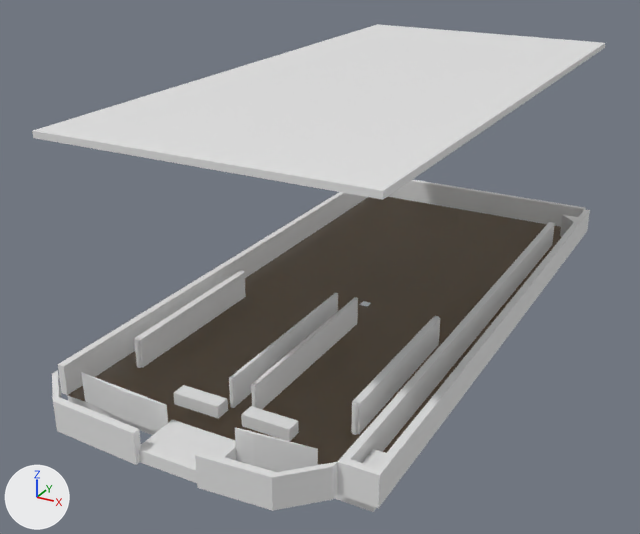
Two versions of the Blender file assets/src/dragonwar.blend, one commit apart.
One viewpoint serves both versions: a 50 mm camera at (0.893, -0.829, 0.719) aimed at (0.207, 0.418, 0.095). The lights are fixed; the arrows at lower left show +X, +Y and +Z. The first picture is the older version.

In view in the first picture: 'col_channel_l_2', 'col_channel_r_2', 'col_glass', 'col_guide_divider_l', 'col_guide_divider_r', 'col_guide_outer_r', 'col_wall_bottom_l', 'col_wall_lane', 'col_wall_left', 'col_wall_right', 'col_wall_top', 'vis_playfield' and 19 more.
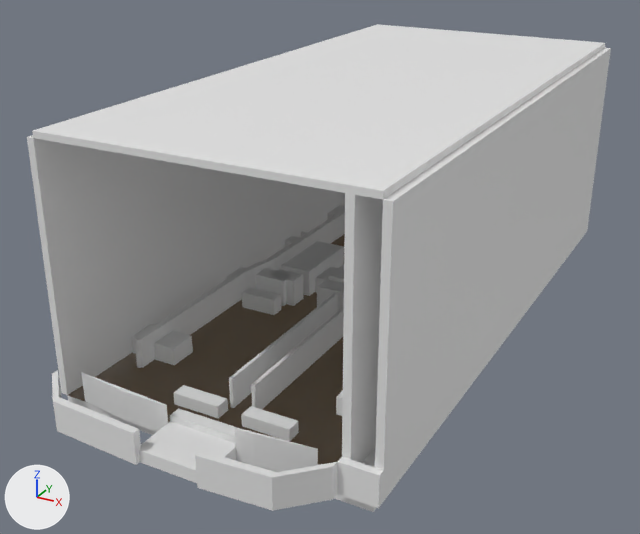
Boxes [x1, y1, x2, y2] around the edits, measured in the pictures (640 x 534 px):
'col_wall_right', rescaled (10% wider, 55% taller): before [375, 209, 590, 502]; after [375, 48, 611, 502]
'col_wall_left', rescaled: before [58, 192, 368, 395]; after [27, 135, 345, 395]
'col_wall_lane', rescaled: before [342, 222, 555, 463]; after [342, 193, 383, 463]
'col_dragon_leg_l', added: after [281, 241, 344, 296]
'col_loop_l', added: after [269, 209, 345, 270]
'sw_drain', added: after [170, 408, 235, 443]
'sw_inlane_l', added: after [154, 331, 193, 365]
'sw_sling_l', added: after [242, 287, 281, 315]
'col_sling_l', added: after [255, 268, 292, 306]
'sw_dragon_body_l', added: after [271, 269, 303, 306]
'sw_dragon_body_r', added: after [317, 279, 344, 311]
'col_loop_l_funnel', added: after [240, 258, 275, 290]
'col_dragon_leg_r', added (mostly hidden): after [328, 264, 344, 283]
'sw_lock_lane', added: after [315, 267, 338, 293]
'sw_inlane_r', added (mostly hidden): after [336, 391, 343, 416]
'sw_loop_l_out', added (mostly hidden): after [327, 205, 345, 220]
'sw_outlane_l', added: after [131, 325, 154, 354]
'sw_spinner', added (mostly hidden): after [285, 236, 299, 247]
'sw_loop_l_in', added (mostly hidden): after [227, 267, 245, 279]
'vis_playfield', unchanged, covered by the edit: before [68, 197, 561, 465]; after [68, 234, 345, 465]
'col_wall_top', unchanged, covered by the edit: before [388, 179, 586, 227]
'col_guide_divider_r', unchanged, covered by the edit: before [351, 317, 440, 434]

Diff of the bpy script that builds the scene:
```diff
--- a/assets/src/dragonwar.blend.py
+++ b/assets/src/dragonwar.blend.py
@@ me_col_wall_left @@
 # used by ob_col_wall_left; parent = ob_playfield_root; location = (0.0, 0.0, 0.0)
-me_col_wall_left.from_pydata(...)  # 8 vertices, 6 faces; spans x -0.012..0.0, y 0.0..1.067, z 0.0..0.05
+me_col_wall_left.from_pydata(...)  # 8 vertices, 6 faces; spans x -0.012..0.0, y 0.0..1.067, z 0.0..0.4
+# me_col_wall_left part 1: the whole mesh is scaled about the mesh origin by (1, 1, 8)
@@ me_col_wall_right @@
 # used by ob_col_wall_right; parent = ob_playfield_root; location = (0.0, 0.0, 0.0)
-me_col_wall_right.from_pydata(...)  # 8 vertices, 6 faces; spans x 0.514..0.526, y 0.0..1.067, z 0.0..0.05
+me_col_wall_right.from_pydata(...)  # 8 vertices, 6 faces; spans x 0.514..0.526, y 0.0..1.067, z 0.0..0.4
+# me_col_wall_right part 2: the whole mesh is scaled about the mesh origin by (1, 1, 8)
@@ me_col_wall_lane @@
 # used by ob_col_wall_lane; parent = ob_playfield_root; location = (0.0, 0.0, 0.0)
-me_col_wall_lane.from_pydata(...)  # 8 vertices, 6 faces; spans x 0.468..0.48, y 0.0..0.95, z 0.0..0.05
+me_col_wall_lane.from_pydata(...)  # 8 vertices, 6 faces; spans x 0.468..0.48, y 0.0..0.95, z 0.0..0.4
+# me_col_wall_lane part 3: the whole mesh is scaled about the mesh origin by (1, 1, 8)
@@ me_col_loop_l_funnel @@
+me_col_loop_l_funnel.from_pydata([(0.0349, 0.42, 0.0), (0.0469, 0.42, 0.0), (0.062, 0.5, 0.0), (0.05, 0.5, 0.0), (0.0349, 0.42, 0.05), (0.0469, 0.42, 0.05), (0.062, 0.5, 0.05), (0.05, 0.5, 0.05)], [], [(0, 1, 2, 3), (7, 6, 5, 4), (0, 1, 5, 4), (1, 2, 6, 5), (2, 3, 7, 6), (3, 0, 4, 7)])
@@ ob_sw_drain @@
+ob_sw_drain = bpy.data.objects.new('sw_drain', me_sw_drain)  # a box spanning x 0.2..0.3144, y -0.005..0.015, z 0.0..0.03
+ob_sw_drain.parent = ob_playfield_root
+ob_sw_drain.location = (0.0, 0.0, 0.0)
@@ ob_sw_sling_l @@
+ob_sw_sling_l = bpy.data.objects.new('sw_sling_l', me_sw_sling_l)  # a box spanning x 0.066..0.134, y 0.38..0.405, z 0.0..0.03
+ob_sw_sling_l.parent = ob_playfield_root
+ob_sw_sling_l.location = (0.0, 0.0, 0.0)
@@ ob_sw_outlane_l @@
+ob_sw_outlane_l = bpy.data.objects.new('sw_outlane_l', me_sw_outlane_l)  # a box spanning x 0.002..0.0329, y 0.15..0.2, z 0.0..0.03
+ob_sw_outlane_l.parent = ob_playfield_root
+ob_sw_outlane_l.location = (0.0, 0.0, 0.0)
@@ ob_sw_inlane_r @@
+ob_sw_inlane_r = bpy.data.objects.new('sw_inlane_r', me_sw_inlane_r)  # a box spanning x 0.3815..0.4195, y 0.15..0.2, z 0.0..0.03
+ob_sw_inlane_r.parent = ob_playfield_root
+ob_sw_inlane_r.location = (0.0, 0.0, 0.0)
@@ ob_sw_inlane_l @@
+ob_sw_inlane_l = bpy.data.objects.new('sw_inlane_l', me_sw_inlane_l)  # a box spanning x 0.0489..0.0869, y 0.15..0.2, z 0.0..0.03
+ob_sw_inlane_l.parent = ob_playfield_root
+ob_sw_inlane_l.location = (0.0, 0.0, 0.0)
@@ ob_sw_lock_lane @@
+ob_sw_lock_lane = bpy.data.objects.new('sw_lock_lane', me_sw_lock_lane)  # a box spanning x 0.152..0.188, y 0.5..0.56, z 0.0..0.03
+ob_sw_lock_lane.parent = ob_playfield_root
+ob_sw_lock_lane.location = (0.0, 0.0, 0.0)
@@ ob_sw_dragon_body_r @@
+ob_sw_dragon_body_r = bpy.data.objects.new('sw_dragon_body_r', me_sw_dragon_body_r)  # a box spanning x 0.194..0.246, y 0.43..0.465, z 0.0..0.05
+ob_sw_dragon_body_r.parent = ob_playfield_root
+ob_sw_dragon_body_r.location = (0.0, 0.0, 0.0)
@@ ob_sw_dragon_body_l @@
+ob_sw_dragon_body_l = bpy.data.objects.new('sw_dragon_body_l', me_sw_dragon_body_l)  # a box spanning x 0.094..0.146, y 0.43..0.465, z 0.0..0.05
+ob_sw_dragon_body_l.parent = ob_playfield_root
+ob_sw_dragon_body_l.location = (0.0, 0.0, 0.0)
@@ ob_sw_spinner @@
+ob_sw_spinner = bpy.data.objects.new('sw_spinner', me_sw_spinner)  # a box spanning x 0.005..0.045, y 0.635..0.662, z 0.0..0.03
+ob_sw_spinner.parent = ob_playfield_root
+ob_sw_spinner.location = (0.0, 0.0, 0.0)
@@ ob_sw_loop_l_out @@
+ob_sw_loop_l_out = bpy.data.objects.new('sw_loop_l_out', me_sw_loop_l_out)  # a box spanning x 0.005..0.045, y 0.82..0.88, z 0.0..0.03
+ob_sw_loop_l_out.parent = ob_playfield_root
+ob_sw_loop_l_out.location = (0.0, 0.0, 0.0)
@@ ob_sw_loop_l_in @@
+ob_sw_loop_l_in = bpy.data.objects.new('sw_loop_l_in', me_sw_loop_l_in)  # a box spanning x 0.002..0.032, y 0.425..0.475, z 0.0..0.03
+ob_sw_loop_l_in.parent = ob_playfield_root
+ob_sw_loop_l_in.location = (0.0, 0.0, 0.0)
@@ ob_col_sling_l @@
+ob_col_sling_l = bpy.data.objects.new('col_sling_l', me_col_sling_l)  # a box spanning x 0.07..0.13, y 0.42..0.455, z 0.0..0.05
+ob_col_sling_l.parent = ob_playfield_root
+ob_col_sling_l.location = (0.0, 0.0, 0.0)
@@ ob_col_dragon_leg_r @@
+ob_col_dragon_leg_r = bpy.data.objects.new('col_dragon_leg_r', me_col_dragon_leg_r)  # a box spanning x 0.19..0.25, y 0.48..0.62, z 0.0..0.05
+ob_col_dragon_leg_r.parent = ob_playfield_root
+ob_col_dragon_leg_r.location = (0.0, 0.0, 0.0)
@@ ob_col_dragon_leg_l @@
+ob_col_dragon_leg_l = bpy.data.objects.new('col_dragon_leg_l', me_col_dragon_leg_l)  # a box spanning x 0.09..0.15, y 0.48..0.62, z 0.0..0.05
+ob_col_dragon_leg_l.parent = ob_playfield_root
+ob_col_dragon_leg_l.location = (0.0, 0.0, 0.0)
@@ ob_col_loop_l @@
+ob_col_loop_l = bpy.data.objects.new('col_loop_l', me_col_loop_l)  # a box spanning x 0.05..0.062, y 0.5..1.017, z 0.0..0.05
+ob_col_loop_l.parent = ob_playfield_root
+ob_col_loop_l.location = (0.0, 0.0, 0.0)
@@ ob_col_loop_l_funnel @@
+ob_col_loop_l_funnel = bpy.data.objects.new('col_loop_l_funnel', me_col_loop_l_funnel)
+ob_col_loop_l_funnel.parent = ob_playfield_root
+ob_col_loop_l_funnel.location = (0.0, 0.0, 0.0)
```
